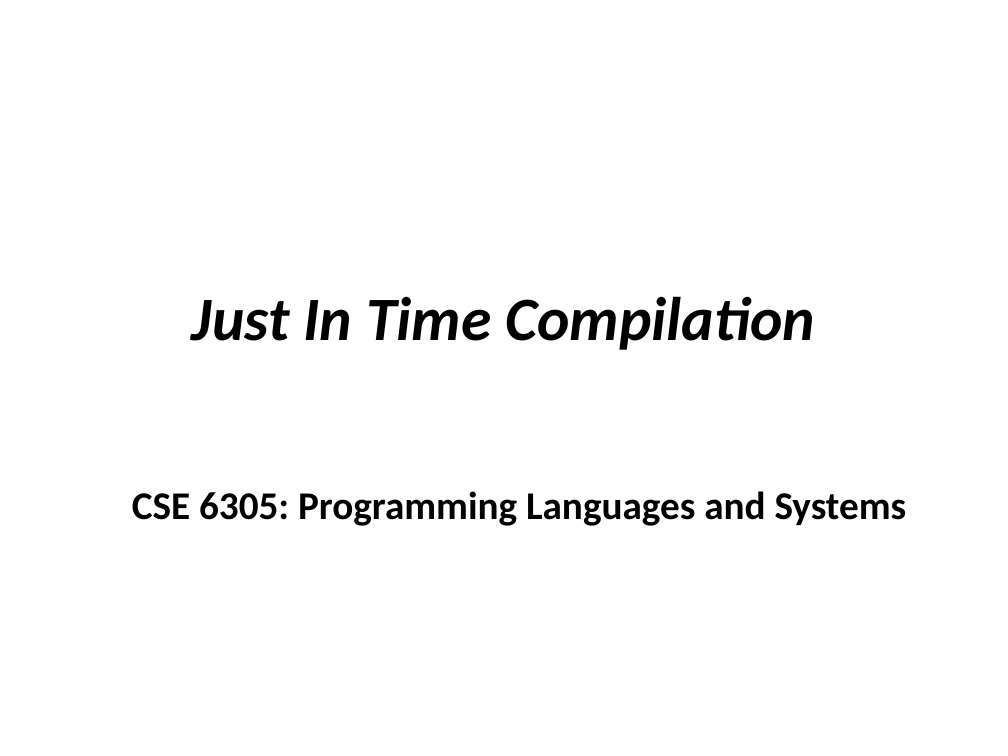
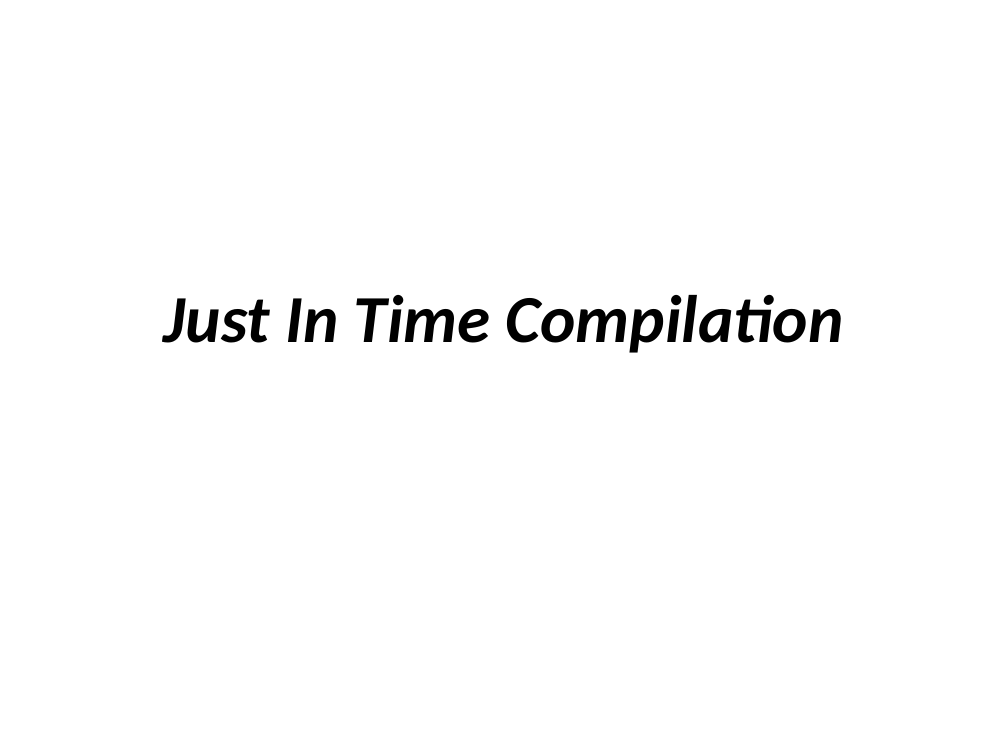
Before and after one commit to rifatshahriyar/rifatshahriyar.github.io, a slide deck: slide 1 of files/CSE6305/CSE6305-L2.pptx. Drawn at 1008x756 pixels with LibreOffice and Linux fonts; fonts in the diff are those of the drawing. Boxes give left, top, right and bottom in pixels: in the first picture for what was removed or moved away, otherwise in the second. Text is boxed around its words. In the diff, an @@ line names an element or a change of style, - is before the commit and + after.

```diff
--- a/files/CSE6305/CSE6305-L2.pptx
+++ b/files/CSE6305/CSE6305-L2.pptx
@@ title "Just In Time Compilation" at (164, 295, 844, 353): size 44 to 48 pt @@
@@ subtitle removed at (132, 491, 907, 526) @@
-CSE 6305: Programming Languages and Systems
```
Also in this commit, not shown: 10 other files.
